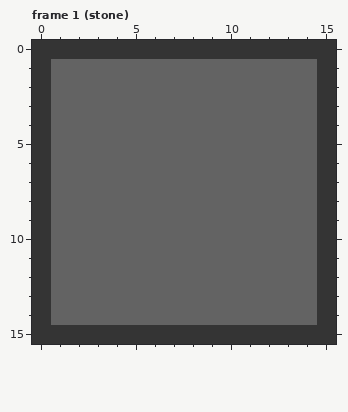
Pixel-art file, stored at assets/images/blocks/blocks.aseprite. Above, as it was before the edit.
16x16 pixels, 2 frames. Shown: frame 1 (stone). The commit also changed other frames, which this record leaves out.
Once edited:
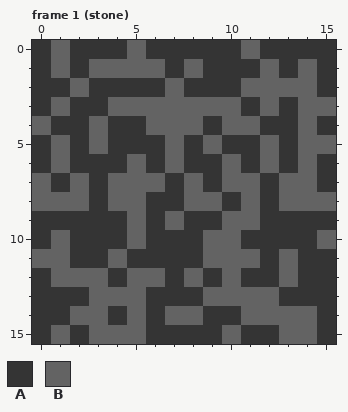
Palette (. is transparent): A #343434  B #636363
The edit:
Frame 1 (stone):
y 0: x 1 A -> B; x 5 A -> B; x 11 A -> B
y 1: x 2 B -> A; x 7 B -> A; x 9..11 BBB -> AAA; x 13 B -> A
y 2: x 1 B -> A; x 3..6 BBBB -> AAAA; x 8..10 BBB -> AAA
y 3: x 2..3 BB -> AA; x 11 B -> A; x 13 B -> A; x 15 A -> B
y 4: x 0..2 ABB -> BAA; x 4..5 BB -> AA; x 9 B -> A; x 12..13 BB -> AA
y 5: x 2 B -> A; x 4..6 BBB -> AAA; x 8 B -> A; x 10..11 BB -> AA; x 13 B -> A; x 15 A -> B
y 6: x 2..4 BBB -> AAA; x 6 B -> A; x 8..9 BB -> AA; x 11 B -> A; x 13 B -> A
y 7: x 0..1 AB -> BA; x 3 B -> A; x 7 B -> A; x 9 B -> A; x 12 B -> A
y 8: x 0 A -> B; x 3 B -> A; x 6..7 BB -> AA; x 10 B -> A; x 12 B -> A; x 15 A -> B
y 9: x 1..4 BBBB -> AAAA; x 6 B -> A; x 8..9 BB -> AA; x 12..14 BBB -> AAA
y 10: x 2..4 BBB -> AAA; x 6..8 BBB -> AAA; x 11..15 BBBBA -> AAAAB
y 11: x 0 A -> B; x 2..3 BB -> AA; x 5..8 BBBB -> AAAA; x 12 B -> A; x 14 B -> A
y 12: x 4 B -> A; x 7 B -> A; x 9 B -> A; x 11..12 BB -> AA; x 14 B -> A
y 13: x 1..2 BB -> AA; x 6..8 BBB -> AAA; x 13..14 BB -> AA
y 14: x 1 B -> A; x 4 B -> A; x 6 B -> A; x 9..10 BB -> AA
y 15: x 1 A -> B; x 3..5 AAA -> BBB; x 10 A -> B; x 13..14 AA -> BB
Boxes around the changes in both pictures, in picture pixels (x1, y1, x2, y2):
changed: (32, 40, 336, 344)
